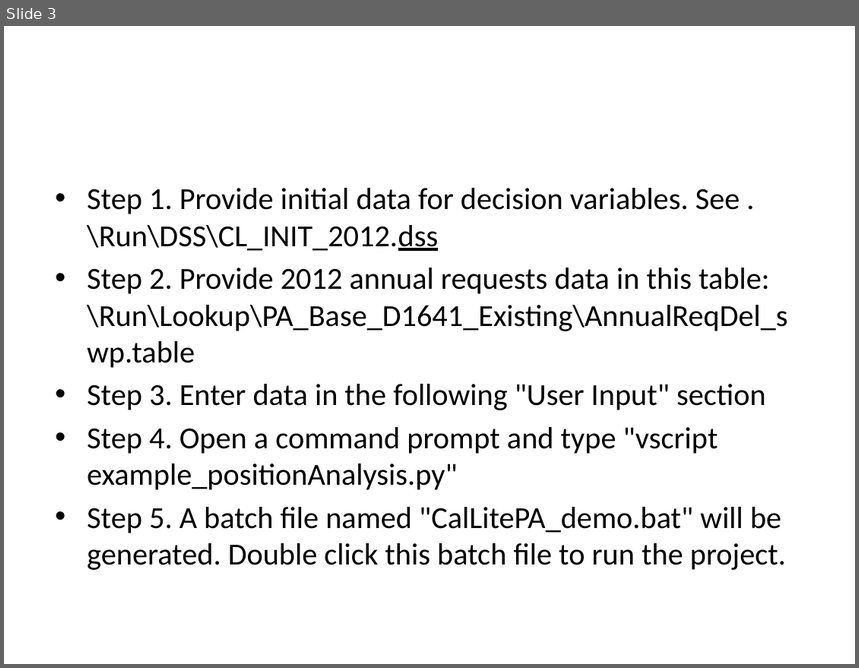
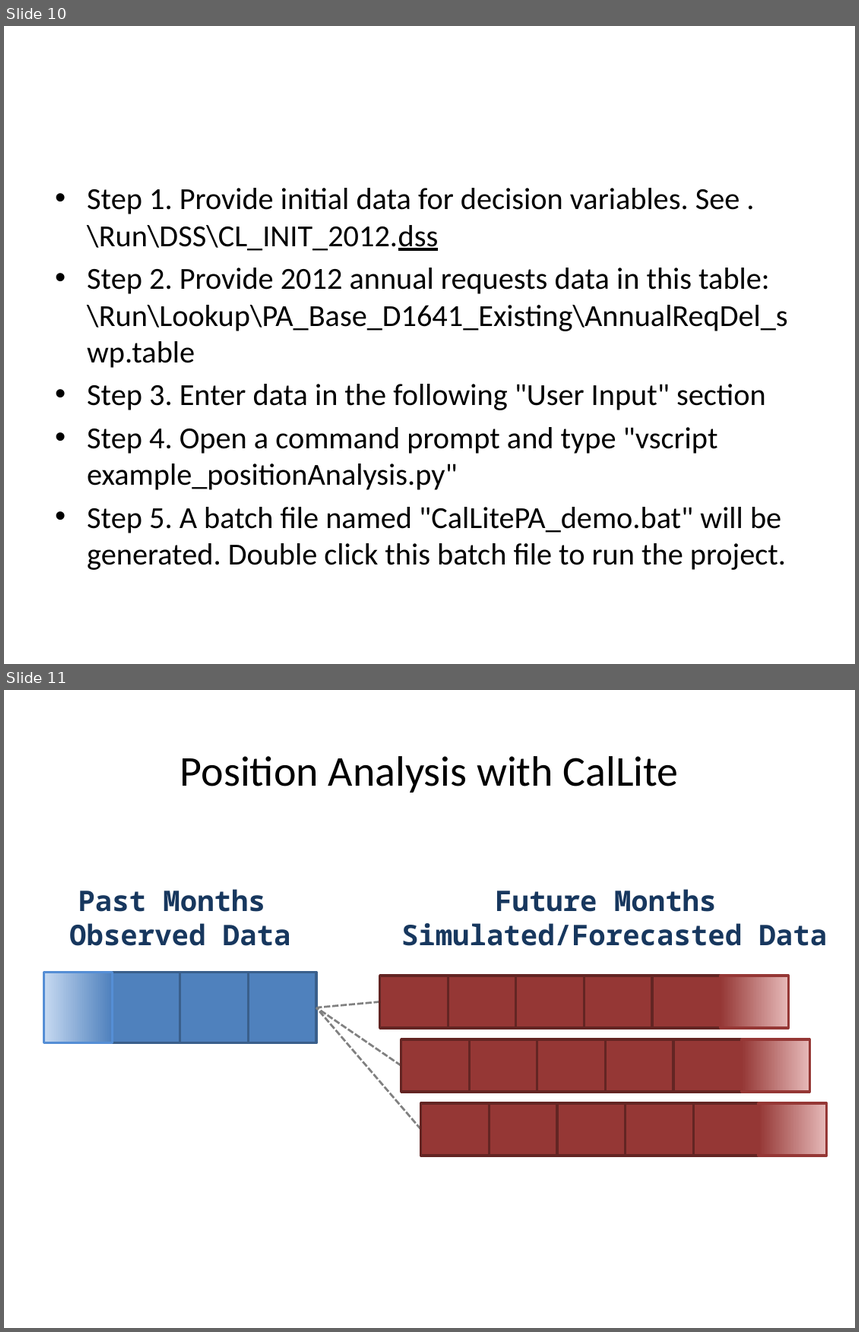
Before and after one commit to CentralValleyModeling/wrims, a slide deck: wrims2_vscript/doc/Position Analysis with CalLite.pptx. Shown one above the other, each under a label of ours: slide 3 before the commit, slides 10 and 11 after it. The pictures are 859x668 and 859x1332 pixels, drawn with LibreOffice and Linux fonts; fonts in the diff are those of the drawing. Boxes give left, top, right and bottom in pixels: in the first picture for what was removed or moved away, otherwise in the second. Text is boxed around its words. In the diff, an @@ line names an element or a change of style, - is before the commit and + after.

```diff
--- a/wrims2_vscript/doc/Position Analysis with CalLite.pptx
+++ b/wrims2_vscript/doc/Position Analysis with CalLite.pptx
@@ slide 11 added at (4, 690, 855, 1328), background #FFFFFF @@
@@ title added at (180, 756, 679, 793), 36 pt, text #000000 @@
+Position Analysis with CalLite
@@ text added at (69, 889, 291, 946), 24 pt, text #17375E, bold @@
+Past Months
+Observed Data
@@ text added at (401, 889, 828, 946), 24 pt, text #17375E, bold @@
+Future Months
+Simulated/Forecasted Data
@@ group added at (44, 973, 316, 1043): 4 rectangles @@
@@ group added at (380, 976, 789, 1029): 6 rectangles @@
@@ line added from (380, 1002) to (316, 1008), #808080 1.75 pt dashed @@
@@ line added from (421, 1130) to (316, 1008), #808080 1.75 pt dashed @@
@@ line added from (401, 1066) to (316, 1008), #808080 1.75 pt dashed @@
@@ group added at (401, 1040, 810, 1093): 6 rectangles @@
@@ group added at (421, 1103, 827, 1157): 6 rectangles @@
@@ what was slide 3 is now slide 10 @@
```
Also in this commit, not shown: 2 slides changed, 9 other slides added.
